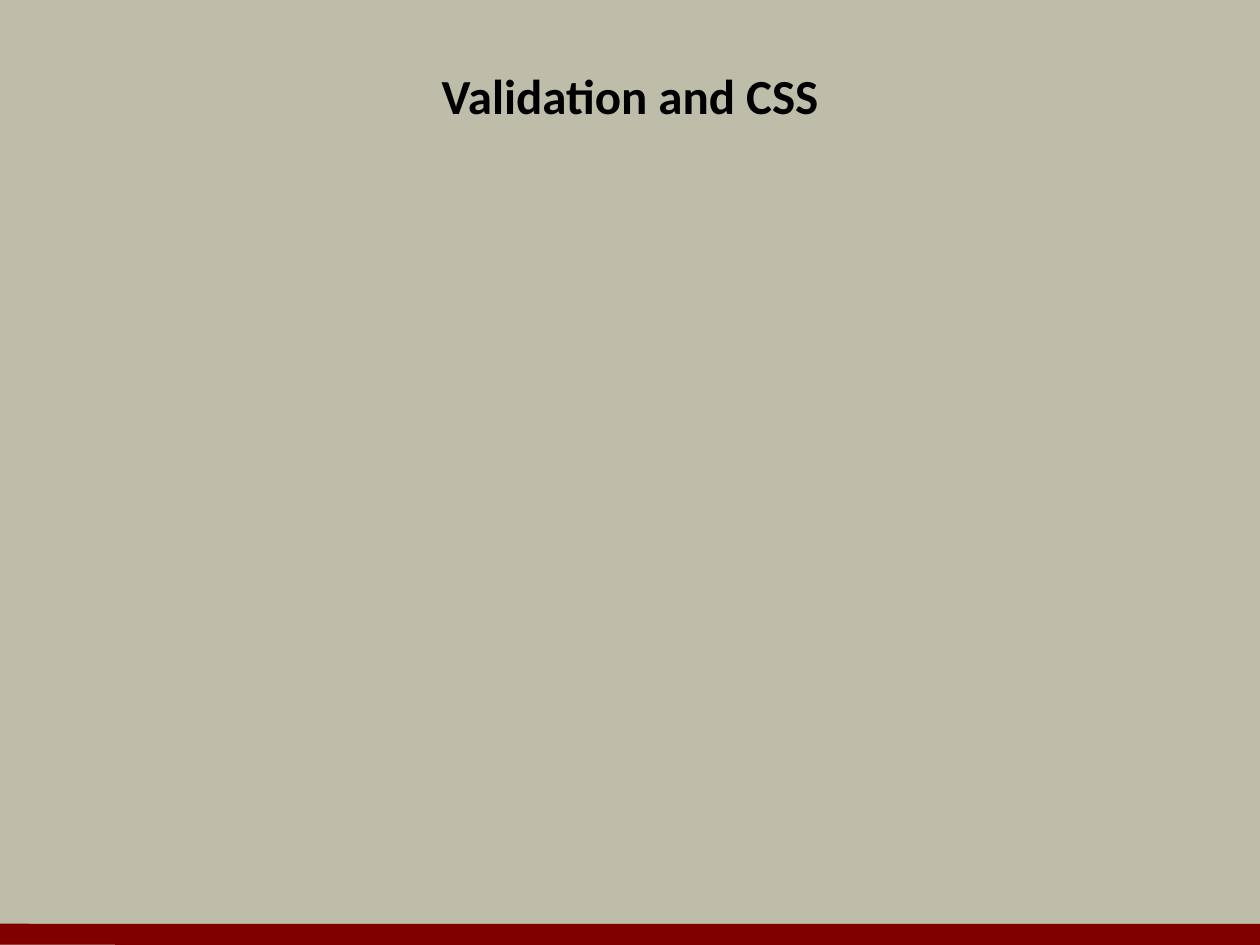
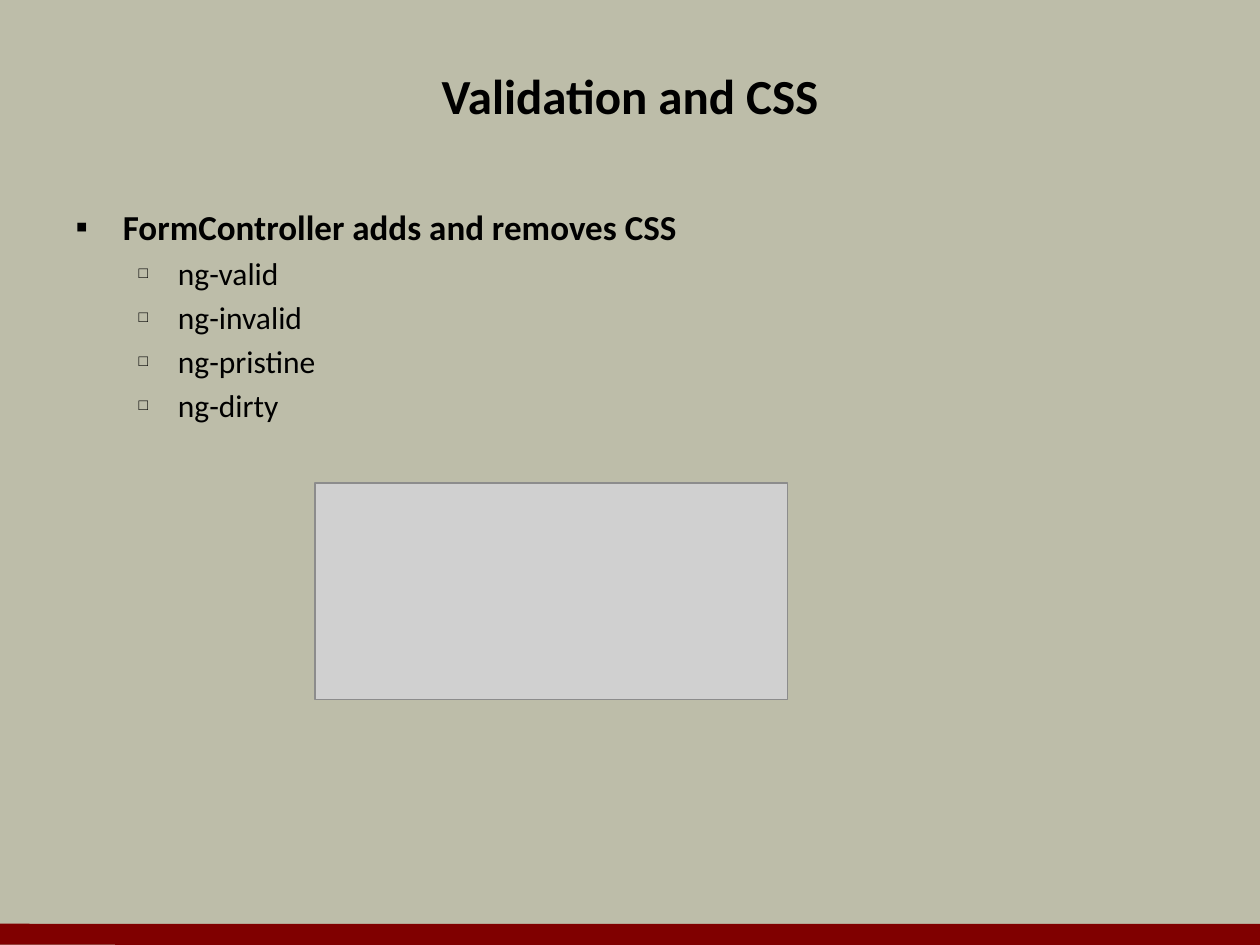
Before and after one commit to OdeToCode/classes, a slide deck: slide 13 of angularjs/slides/03_Views.pptx (slide 9 before the commit). Drawn at 1260x945 pixels with LibreOffice and Linux fonts; fonts in the diff are those of the drawing; grey boxes stand for pictures; background and template pictures are left out. Boxes give left, top, right and bottom in pixels: in the first picture for what was removed or moved away, otherwise in the second. Text is boxed around its words. In the diff, an @@ line names an element or a change of style, - is before the commit and + after.

```diff
--- a/angularjs/slides/03_Views.pptx
+++ b/angularjs/slides/03_Views.pptx
@@ text added at box(123, 215, 677, 423), 18 pt, text #000000 @@
+▪ FormController adds and removes CSS
+  □ ng-valid
+  □ ng-invalid
+  □ ng-pristine
+  □ ng-dirty
@@ picture added at box(315, 483, 788, 699) @@
```
Also in this commit, not shown: 8 other slides changed, 12 slides added, 6 slides removed, 31 other files.
